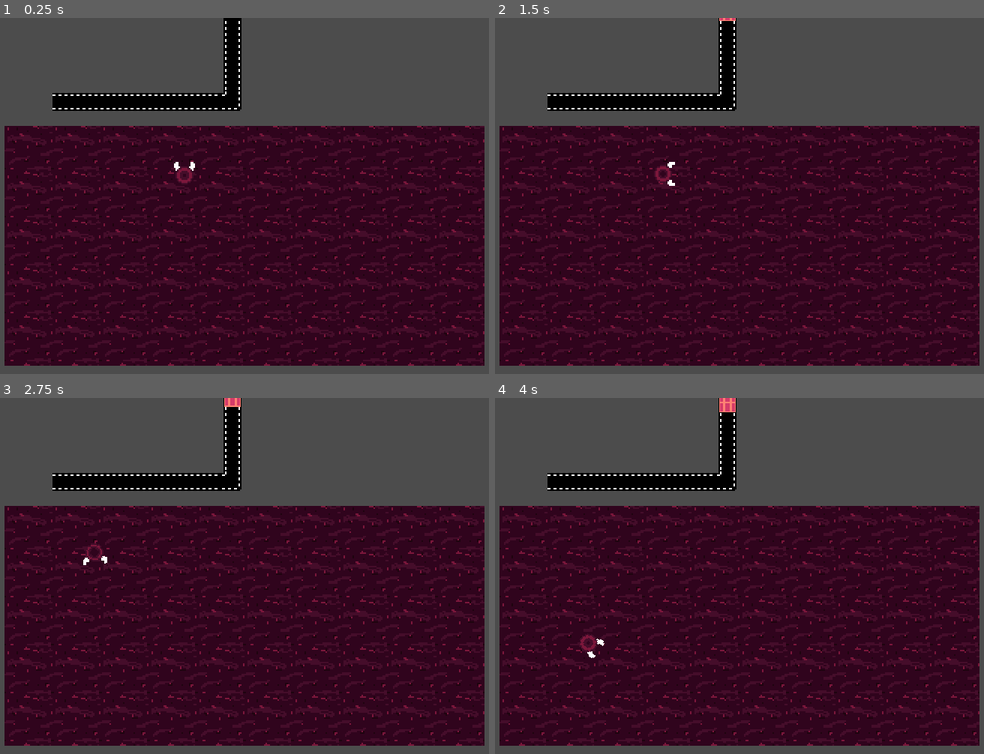
Above: before the commit, frames 1-4 (two rows, left to right).
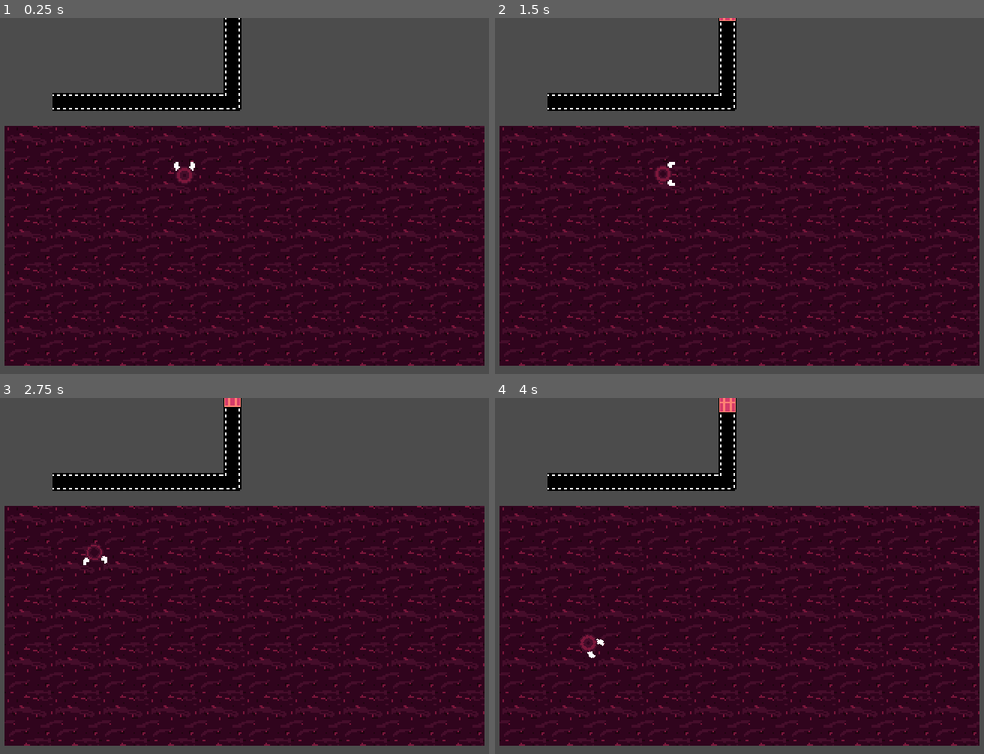
Above: after the commit, the same moments.

Repository: Flipez/arnold
Game: Godot game, scene res://Scenes/MainLevel.tscn
Two runs of this game, one before a commit and one after it. Both use one fixed random seed, a clock stepped at 60 frames per second and the inputs below.
Inputs:
- Up to frame 1 (0.25 s): no input
- Up to frame 2 (1.5 s): hold Right (ui_right) 0.53-1.28 s; hold Down (ui_down) from 1.28 s (still down)
- Up to frame 3 (2.75 s): release Down (ui_down) at 2.03 s; hold Right (ui_right) from 2.03 s (still down)
- Up to frame 4 (4 s): release Right (ui_right) at 2.78 s; hold Up (ui_up) 2.78-3.53 s; hold Left (ui_left) from 3.53 s (still down)

The runs differ from the first frame. In frame 1, 0.2% of the frame differs, in the area x 11-50%, y 0-26%; in frame 2, 0.2%; in frame 3, 0.2%; in frame 4, 0.2%.

Commit message:
added sprites and object sprites

Diff:
--- a/Scenes/MainLevel.tscn
+++ b/Scenes/MainLevel.tscn
@@ -88,77 +88,77 @@
 [node name="AnimatedSprite" type="AnimatedSprite" parent="StaticBody2D"]
 rotation = 1.5708
 frames = SubResource( 6 )
-frame = 2
+frame = 3
 playing = true
 
 [node name="AnimatedSprite2" type="AnimatedSprite" parent="StaticBody2D"]
 position = Vector2( 0, 16 )
 rotation = 1.5708
 frames = SubResource( 6 )
-frame = 2
+frame = 3
 playing = true
 
 [node name="AnimatedSprite3" type="AnimatedSprite" parent="StaticBody2D"]
 position = Vector2( 0, 48 )
 rotation = 4.71239
 frames = SubResource( 11 )
-frame = 2
+frame = 3
 playing = true
 
 [node name="AnimatedSprite4" type="AnimatedSprite" parent="StaticBody2D"]
 position = Vector2( 0, 32 )
 rotation = 1.5708
 frames = SubResource( 6 )
-frame = 2
+frame = 3
 playing = true
 
 [node name="AnimatedSprite5" type="AnimatedSprite" parent="StaticBody2D"]
 position = Vector2( -16, 48 )
 rotation = 3.14159
 frames = SubResource( 6 )
-frame = 2
+frame = 3
 playing = true
 
 [node name="AnimatedSprite6" type="AnimatedSprite" parent="StaticBody2D"]
 position = Vector2( -32, 48 )
 rotation = 3.14159
 frames = SubResource( 6 )
-frame = 2
+frame = 3
 playing = true
 
 [node name="AnimatedSprite7" type="AnimatedSprite" parent="StaticBody2D"]
 position = Vector2( -48, 48 )
 rotation = 3.14159
 frames = SubResource( 6 )
-frame = 2
+frame = 3
 playing = true
 
 [node name="AnimatedSprite8" type="AnimatedSprite" parent="StaticBody2D"]
 position = Vector2( -64, 48 )
 rotation = 3.14159
 frames = SubResource( 6 )
-frame = 2
+frame = 3
 playing = true
 
 [node name="AnimatedSprite9" type="AnimatedSprite" parent="StaticBody2D"]
 position = Vector2( -80, 48 )
 rotation = 3.14159
 frames = SubResource( 6 )
-frame = 2
+frame = 3
 playing = true
 
 [node name="AnimatedSprite10" type="AnimatedSprite" parent="StaticBody2D"]
 position = Vector2( -96, 48 )
 rotation = 3.14159
 frames = SubResource( 6 )
-frame = 2
+frame = 3
 playing = true
 
 [node name="AnimatedSprite11" type="AnimatedSprite" parent="StaticBody2D"]
 position = Vector2( -112, 48 )
 rotation = 3.14159
 frames = SubResource( 6 )
-frame = 2
+frame = 3
 playing = true
 
 [node name="Crate" parent="." instance=ExtResource( 3 )]
--- a/project.godot
+++ b/project.godot
@@ -18,9 +18,32 @@
 
 window/size/width=400
 window/size/height=300
-window/size/test_width=1600
-window/size/test_height=1200
+window/size/test_width=1200
+window/size/test_height=900
 window/stretch/mode="2d"
+
+[importer_defaults]
+
+texture={
+"compress/bptc_ldr": 0,
+"compress/hdr_mode": 0,
+"compress/lossy_quality": 0.7,
+"compress/mode": 0,
+"compress/normal_map": 0,
+"detect_3d": true,
+"flags/anisotropic": false,
+"flags/filter": false,
+"flags/mipmaps": false,
+"flags/repeat": 0,
+"flags/srgb": 2,
+"process/HDR_as_SRGB": false,
+"process/fix_alpha_border": true,
+"process/invert_color": false,
+"process/premult_alpha": false,
+"size_limit": 0,
+"stream": false,
+"svg/scale": 1.0
+}
 
 [physics]
 
Binary file added: Objects/balloon.png
Not shown, added: Objects/balloon.png.import
Binary file added: Objects/banana_1.png
Not shown, added: Objects/banana_1.png.import
Binary file added: Objects/banana_2.png
Not shown, added: Objects/banana_2.png.import
Binary file added: Objects/brain.png
Not shown, added: Objects/brain.png.import
Binary file added: Objects/chocolate.png
Not shown, added: Objects/chocolate.png.import
Binary file added: Objects/coffee_cup.png
Not shown, added: Objects/coffee_cup.png.import
(and 14 more such lines)
